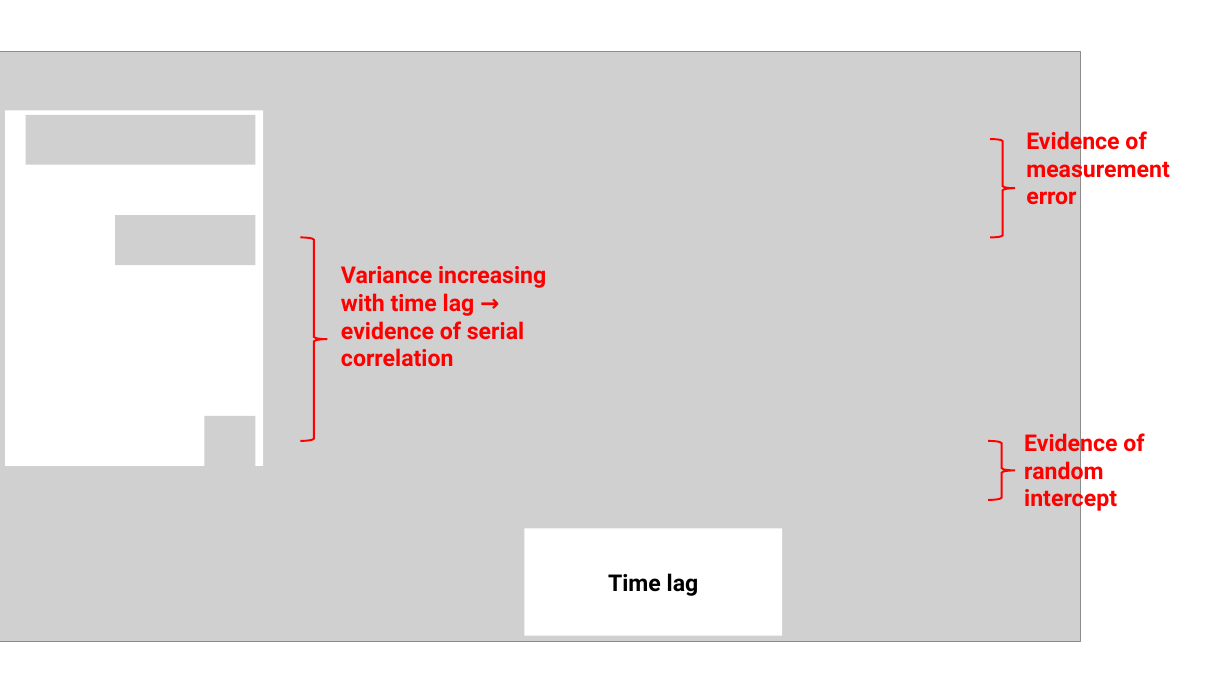
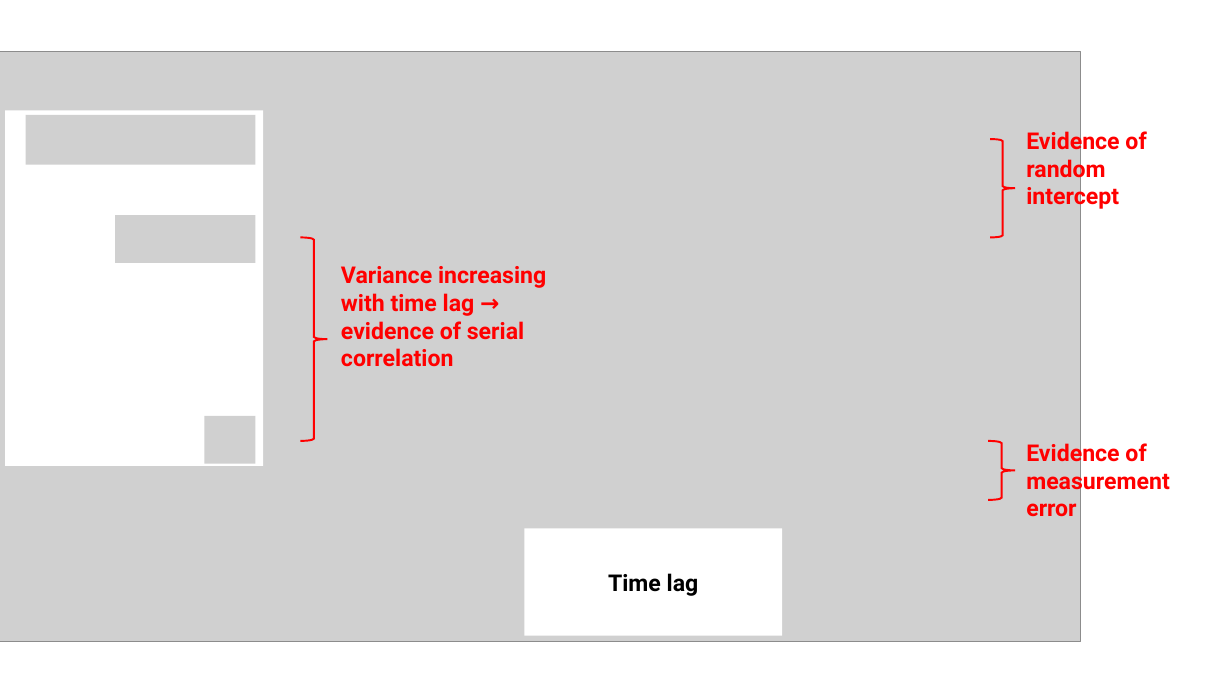
Before and after one commit to maryryan/PHS-651-slides, a slide deck: slide 2 of PHS-651-9-2/variogram.pptx. Drawn at 1232x693 pixels with LibreOffice and Linux fonts; fonts in the diff are those of the drawing; grey boxes stand for pictures. Boxes give left, top, right and bottom in pixels: in the first picture for what was removed or moved away, otherwise in the second. Text is boxed around its words. In the diff, an @@ line names an element or a change of style, - is before the commit and + after.

```diff
--- a/PHS-651-9-2/variogram.pptx
+++ b/PHS-651-9-2/variogram.pptx
@@ text at (x1=1026, y1=128, x2=1146, y2=210): text changed @@
-Evidence of measurement error
+Evidence of random intercept
@@ text at (x1=1026, y1=440, x2=1170, y2=517): text changed @@
-Evidence of random intercept
+Evidence of measurement error
```
Also in this commit, not shown: 1 other slide changed, 2 other files.
